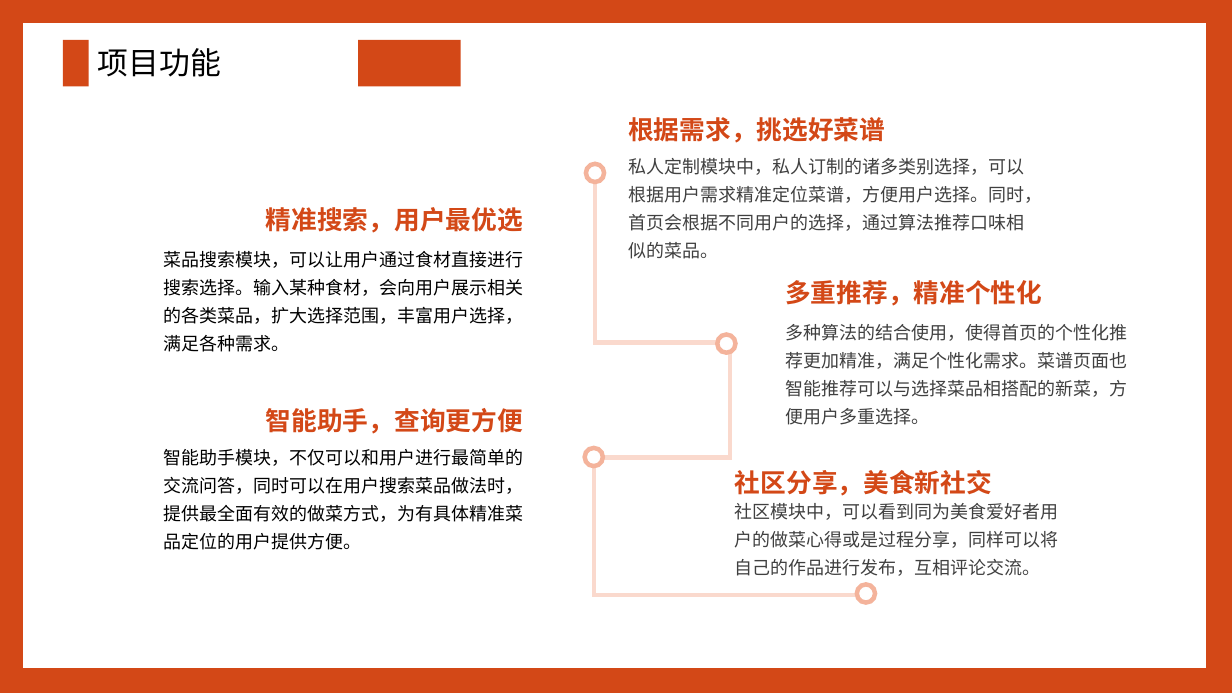
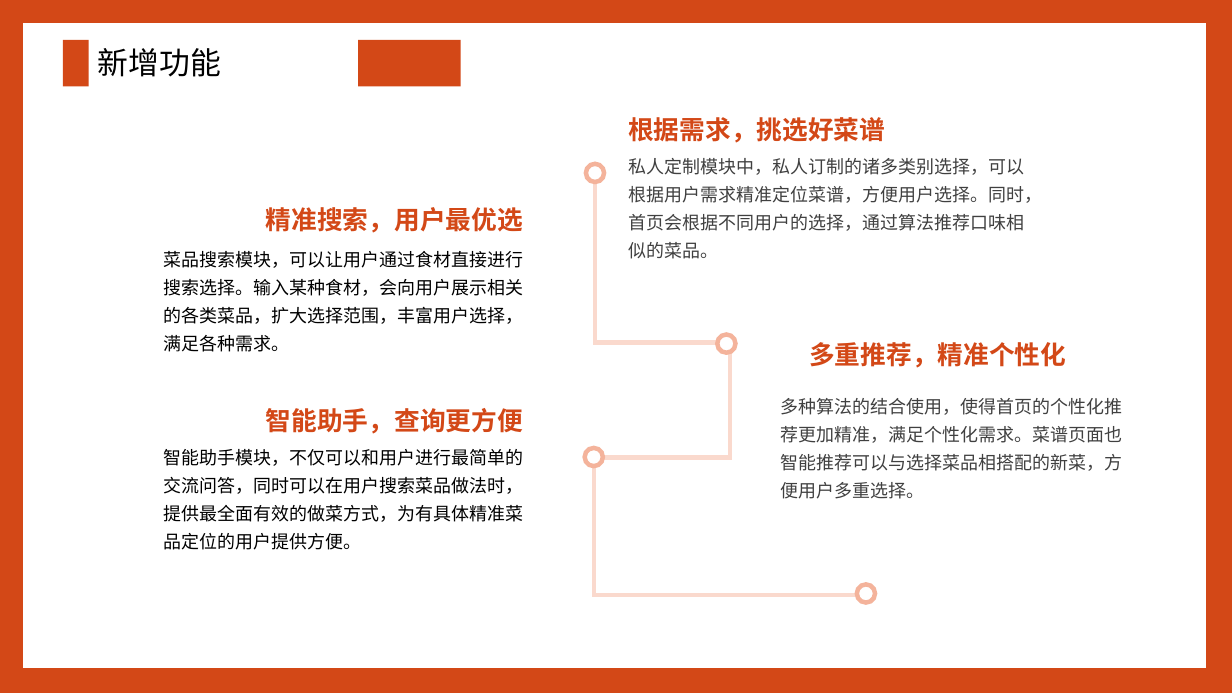
Before and after one commit to TastyTeam/Tasty, a slide deck: slide 5 of 趣吃.pptx (slide 4 before the commit). Drawn at 1232x693 pixels with LibreOffice and Linux fonts; fonts in the diff are those of the drawing. Boxes give left, top, right and bottom in pixels: in the first picture for what was removed or moved away, otherwise in the second. Text is boxed around its words. In the diff, an @@ line names an element or a change of style, - is before the commit and + after.

```diff
--- a/趣吃.pptx
+++ b/趣吃.pptx
@@ title at (98,48,221,77): text changed @@
-项目功能
+新增功能
@@ text "多重推荐，精准个性化": place and size @@
-text "多重推荐，精准个性化" at (785,280,1042,306)
+text "多重推荐，精准个性化" at (809,342,1066,368)
@@ text "多种算法的结合使用，使得首页的个性化推荐更加精准，满足个性化需求。菜谱页面也智能推荐可以与选择菜品相搭配的新菜，方便用户 ...": place and size @@
-text "多种算法的结合使用，使得首页的个性化推荐更加精准，满足个性化需求。菜谱页面也智能推荐可以与选择菜品相搭配的新菜，方便用户 ..." at (785,324,1127,425)
+text "多种算法的结合使用，使得首页的个性化推荐更加精准，满足个性化需求。菜谱页面也智能推荐可以与选择菜品相搭配的新菜，方便用户 ..." at (781,398,1123,499)
@@ text removed at (735,470,992,496) @@
-社区分享，美食新社交
@@ text removed at (735,503,1059,576) @@
-社区模块中，可以看到同为美食爱好者用户的做菜心得或是过程分享，同样可以将自己的作品进行发布，互相评论交流。
```
Also in this commit, not shown: 1 other slide changed, 3 other files.
